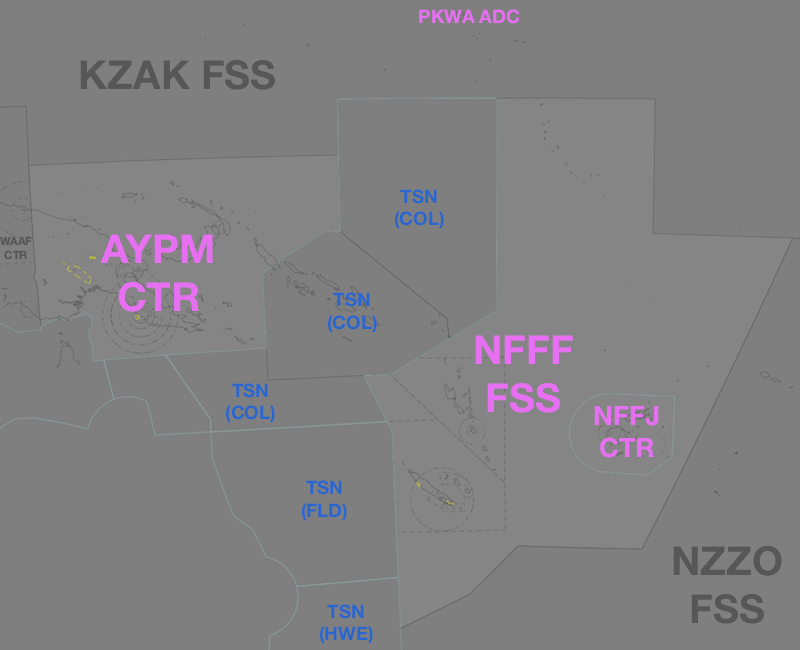
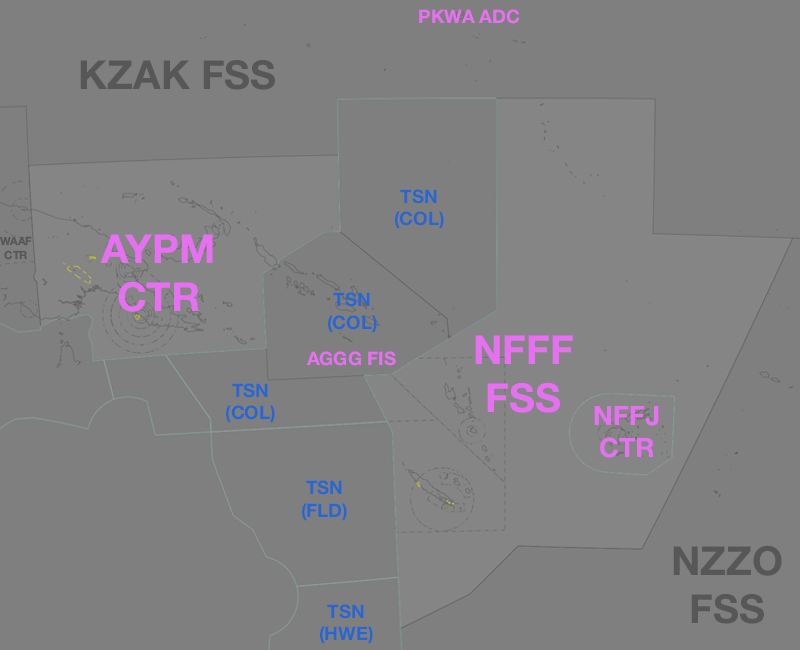
Comparing the layer stacks of the two 800 x 650 images. Changes:
added layer "AGGG FIS" above "PKWA ADC" over [306, 351, 396, 366]
